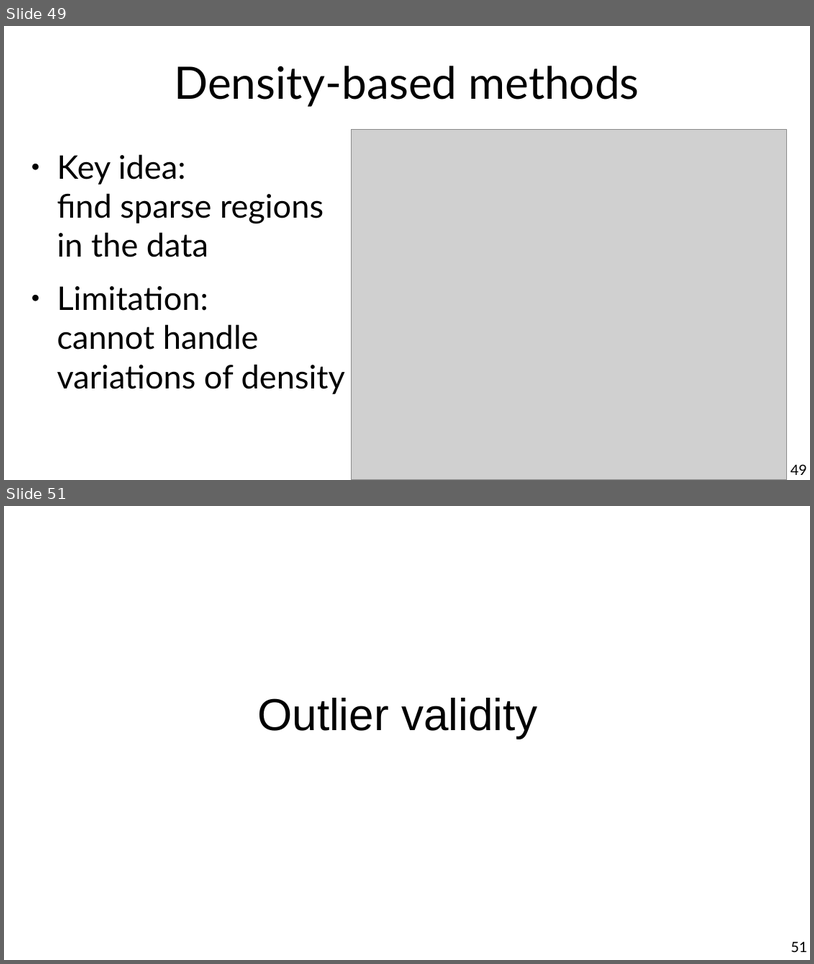
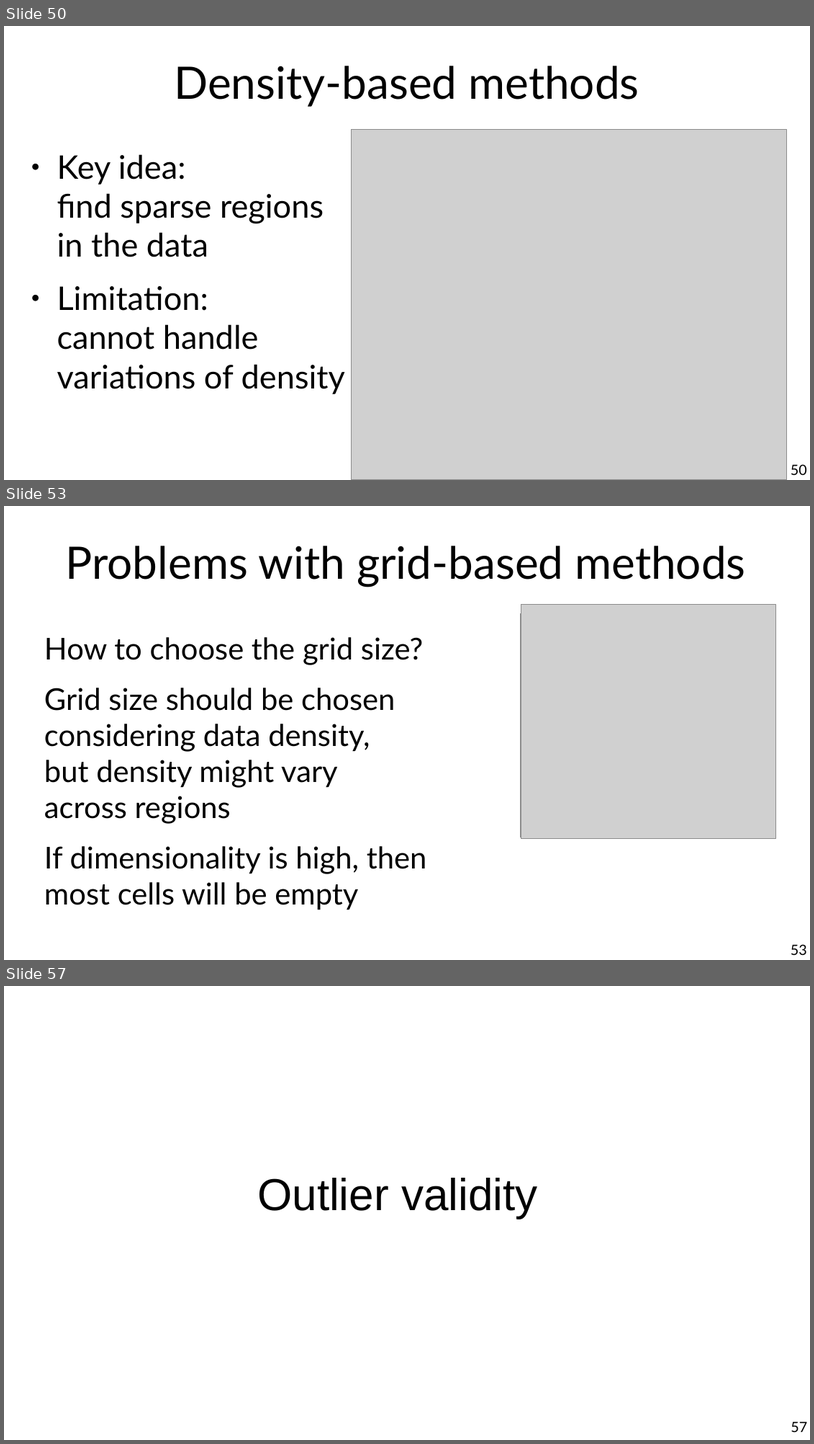
Before and after one commit to marco-calautti/data-mining-course, a slide deck: theory/tt09_outlier_detection.odp. Shown one above the other, each under a label of ours: slides 49 and 51 before the commit, slides 50, 53 and 57 after it; the slides between them are not shown. The pictures are 814x964 and 814x1444 pixels, drawn with LibreOffice and Linux fonts; fonts in the diff are those of the drawing; grey boxes stand for pictures. Boxes give left, top, right and bottom in pixels: in the first picture for what was removed or moved away, otherwise in the second. Text is boxed around its words. In the diff, an @@ line names an element or a change of style, - is before the commit and + after.

```diff
--- a/theory/tt09_outlier_detection.odp
+++ b/theory/tt09_outlier_detection.odp
@@ slide 53 added at (4, 506, 810, 960), background #FFFFFF @@
@@ title added at (66, 546, 746, 587), 44 pt, text #000000 @@
+Problems with grid-based methods
@@ picture added at (521, 613, 771, 836) @@
@@ picture added at (522, 604, 776, 838) @@
@@ text added at (44, 637, 427, 909), 29.6 pt, text #000000 @@
+How to choose the grid size?
+Grid size should be chosen
+considering data density,
+but density might vary
+across regions
+If dimensionality is high, then
+most cells will be empty
@@ page number added at (791, 944, 808, 955), 14 pt, text #000000 @@
+53
@@ what was slide 49 is now slide 50 @@
@@ page number at (791, 464, 808, 475): text changed @@
-49
+50
@@ what was slide 51 is now slide 57 @@
@@ page number at (791, 1422, 808, 1432): text changed @@
-51
+57
```
Also in this commit, not shown: 10 slides changed, 9 other slides added, 1 slide removed.
